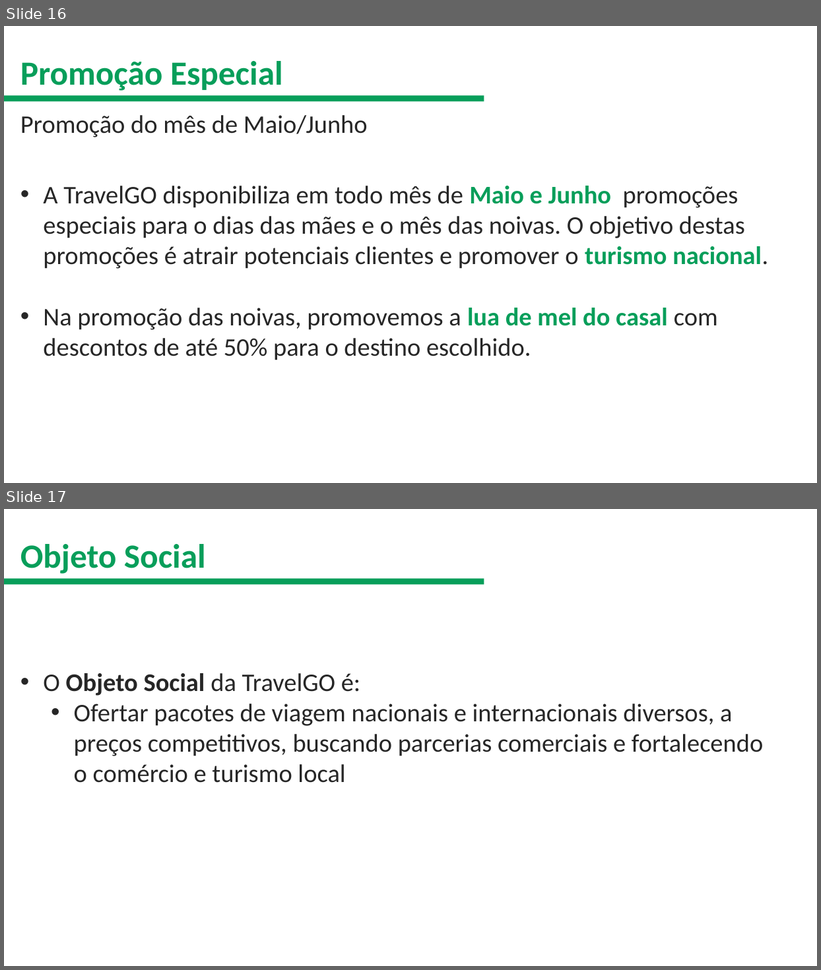
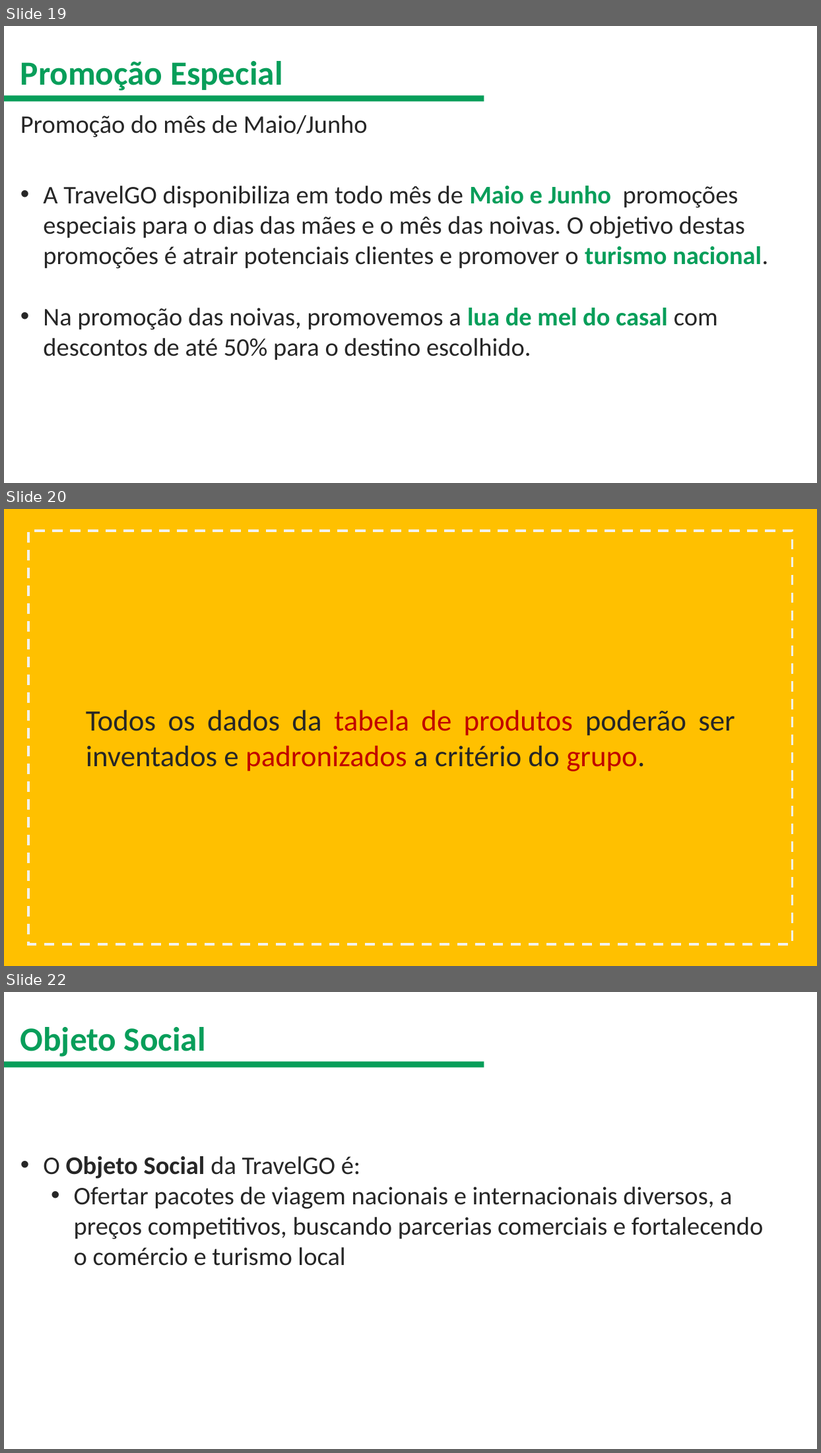
Before and after one commit to zmdy/aulas, a slide deck: source/assets/content/administracao/modulo-02/modelo-slide-tcm.pptx. Shown one above the other, each under a label of ours: slides 16 and 17 before the commit, slides 19, 20 and 22 after it; the slides between them are not shown. The pictures are 821x970 and 821x1453 pixels, drawn with LibreOffice and Linux fonts; fonts in the diff are those of the drawing; background and template pictures are left out. Boxes give left, top, right and bottom in pixels: in the first picture for what was removed or moved away, otherwise in the second. Text is boxed around its words. In the diff, an @@ line names an element or a change of style, - is before the commit and + after.

```diff
--- a/source/assets/content/administracao/modulo-02/modelo-slide-tcm.pptx
+++ b/source/assets/content/administracao/modulo-02/modelo-slide-tcm.pptx
@@ slide 20 added at (4,509,817,966), background #FFC000 @@
@@ rectangle added at (28,531,792,945), outline #F2F2F2 3 pt dashed @@
@@ text added at (86,710,735,772), 35 pt, text #262626 @@
+Todos os dados da tabela de produtos poderão ser inventados e padronizados a critério do grupo.
@@ what was slide 16 is now slide 19 @@
@@ what was slide 17 is now slide 22 @@
```
Also in this commit, not shown: 4 slides changed, 6 other slides added, 50 other files.
